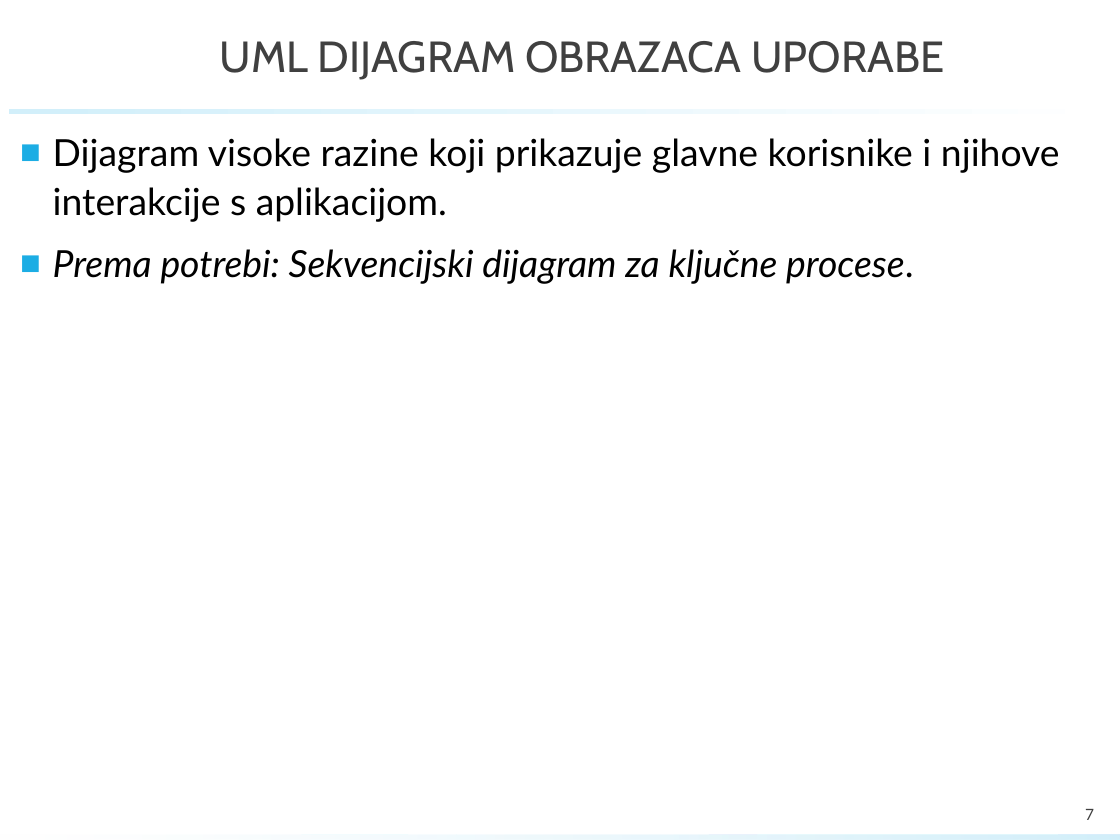
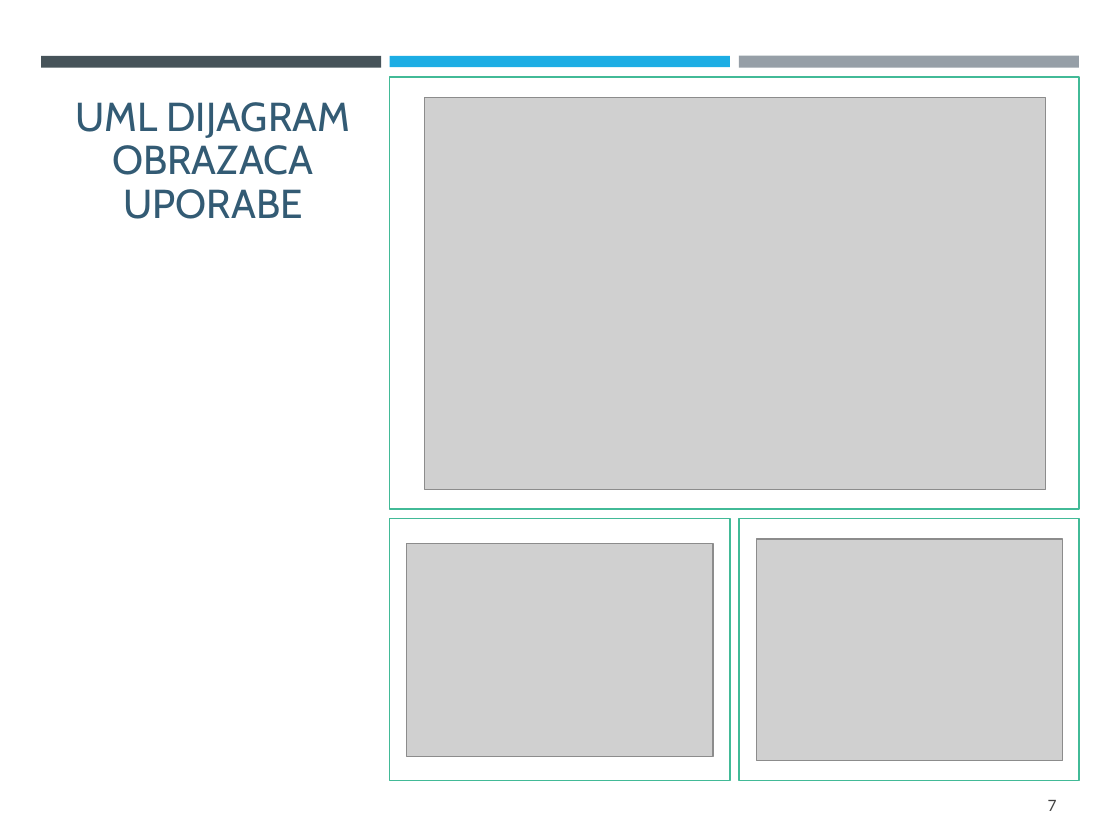
Before and after one commit to GolubIvan/Programsko-inzenjerstvo, a slide deck: slide 7 of PROINZ_TGxx.x_naziv_app.pptx. Drawn at 1120x840 pixels with LibreOffice and Linux fonts; fonts in the diff are those of the drawing; grey boxes stand for pictures; background and template pictures are left out. Boxes give left, top, right and bottom in pixels: in the first picture for what was removed or moved away, otherwise in the second. Text is boxed around its words. In the diff, an @@ line names an element or a change of style, - is before the commit and + after.

```diff
--- a/PROINZ_TGxx.x_naziv_app.pptx
+++ b/PROINZ_TGxx.x_naziv_app.pptx
@@ rectangle added at [0, 0, 1120, 840], fill #FFFFFF @@
@@ rectangle added at [41, 56, 382, 67], fill #465359 @@
@@ rectangle added at [390, 56, 730, 67], fill #1CADE4 @@
@@ rectangle added at [739, 56, 1080, 68], fill #969FA7 @@
@@ title "UML DIJAGRAM OBRAZACA UPORABE": place and size @@
-title "UML DIJAGRAM OBRAZACA UPORABE" at [220, 41, 944, 80]
+title "UML DIJAGRAM OBRAZACA UPORABE" at [75, 102, 350, 219]
@@ title "UML DIJAGRAM OBRAZACA UPORABE" at [75, 102, 350, 219]: size 28 to 26 pt, text colour #404040 to #335B74; line spacing 1 to 0.9 @@
@@ rectangle added at [390, 77, 1079, 510], outline #42BA97 1 pt @@
@@ rectangle removed at [9, 109, 1111, 114] @@
@@ picture added at [424, 97, 1046, 489] @@
@@ text removed at [53, 138, 1060, 284] @@
-■ Dijagram visoke razine koji prikazuje glavne korisnike i njihove interakcije s aplikacijom.
-■ Prema potrebi: Sekvencijski dijagram za ključne procese.
@@ rectangle added at [390, 519, 730, 781], outline #42BA97 1 pt @@
@@ rectangle added at [739, 519, 1080, 781], outline #42BA97 1 pt @@
@@ picture added at [757, 539, 1063, 760] @@
@@ picture added at [407, 544, 713, 757] @@
@@ page number: place and size @@
-page number at [1085, 809, 1094, 820]
+page number at [1048, 800, 1057, 811]
@@ page number at [1048, 800, 1057, 811]: more space between paragraphs @@
```
Also in this commit, not shown: 5 other slides changed, 6 slides added, 4 slides removed.
